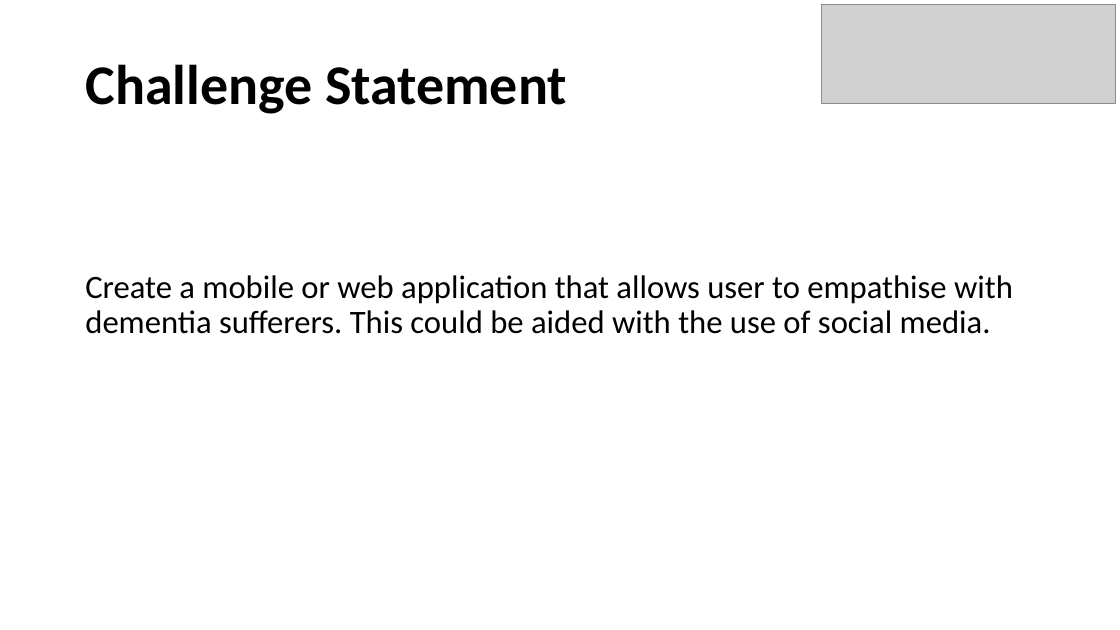
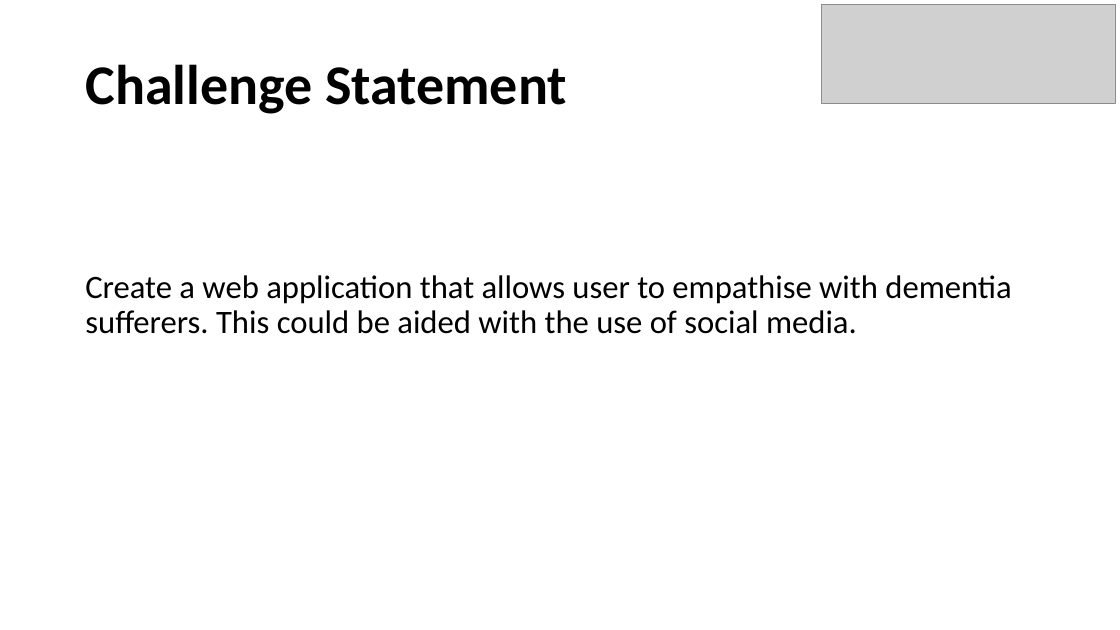
Before and after one commit to Ldn2016/team-11, a slide deck: slide 3 of _presentation/Team 11 Presentation.pptx. Drawn at 1120x630 pixels with LibreOffice and Linux fonts; fonts in the diff are those of the drawing; grey boxes stand for pictures. Boxes give left, top, right and bottom in pixels: in the first picture for what was removed or moved away, otherwise in the second. Text is boxed around its words. In the diff, an @@ line names an element or a change of style, - is before the commit and + after.

Commit message:
Finalised presentation

```diff
--- a/_presentation/Team 11 Presentation.pptx
+++ b/_presentation/Team 11 Presentation.pptx
@@ text at <box>85,275,1011,334</box>: text changed @@
-Create a mobile or web application that allows user to empathise with dementia sufferers. This could be aided with the use of social media.
+Create a web application that allows user to empathise with dementia sufferers. This could be aided with the use of social media.
```
